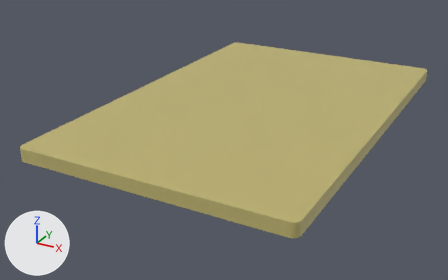
Renders of the FBX model Content/Level Assets/Environments/Kitchen/ChoppingBoard.fbx from each side of a commit.
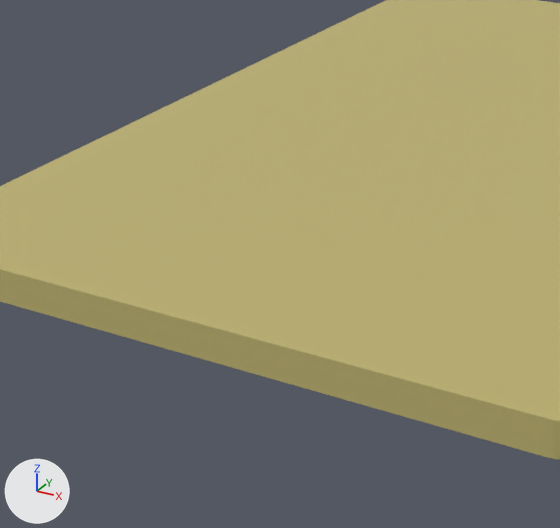
Each version is shown whole from a 50 mm camera at (0.24, -0.54, 0.261) aimed at (-0.076, 0.034, -0.026), then close up on the part from 14% to 65% of the width and 17% to 95% of the height. Arrows for +X, +Y and +Z are at lower left; the lights stay in place. Where no turn or scale is listed for an object, it has been applied to the vertices.

The older version as bpy lines, for what is in view:
```python
me_mesh = bpy.data.meshes.new('Mesh')
me_mesh.from_pydata(...)  # 56 vertices, 30 faces; spans x -0.145..0.145, y -0.223..0.223, z -0.007..0.007
me_mesh.materials.append(mat_softwood)  # yellow #beb271
ob_pcube3 = bpy.data.objects.new('pCube3', me_mesh)
ob_pcube3.location = (-0.0495, 0.0613, 0.0095)
```
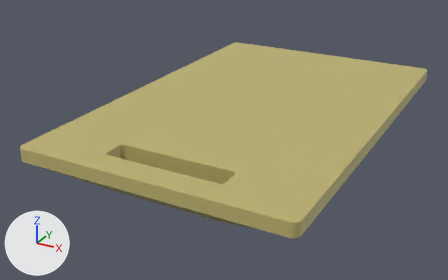
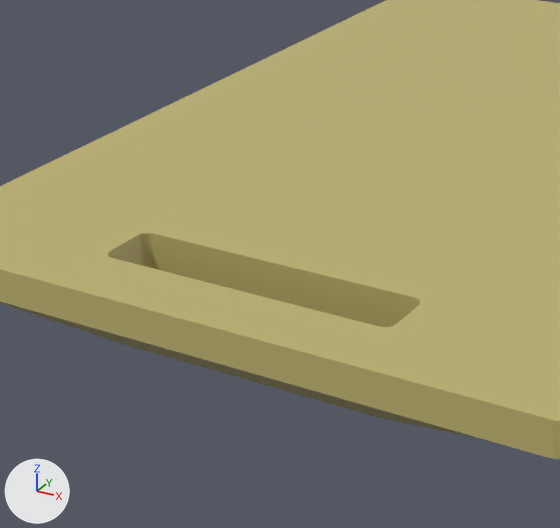
Where the newer file only moved an object's origin or applied its transform, the numbers keep the older frame.

What changed in the scene script:
```text
Change me_mesh:
    used by ob_pcube3; location = (-0.0495, 0.0613, 0.0095)
    remove me_mesh.from_pydata(...)  # 56 vertices, 30 faces; spans x -0.145..0.145, y -0.223..0.223, z -0.007..0.007
    add me_mesh.from_pydata(...)  # 88 vertices, 48 faces; spans x -0.145..0.145, y -0.223..0.223, z -0.028..0.008
    me_mesh part 1
    2 faces are deleted
    16 vertices are added at x -0.06..0.066, y -0.197..-0.171, z -0.028
    16 new vertices lie (0.0, 0.0, 0.036) away from vertices in x -0.06..0.066, y -0.197..-0.171, z -0.028
    20 new faces join them
```

What differs and where, as boxes [x1, y1, x2, y2] in the close-ups (560 x 528 px):
part 1 of me_mesh, built on
    before: [105, 231, 422, 330]
    after: [0, 231, 474, 437]
